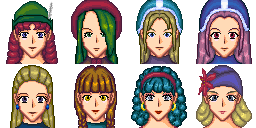
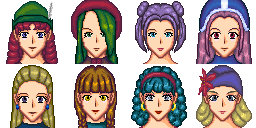
Layered file, before and after one edit (256px x 128px). Changes by layer:
painted on "face03" over [135, 0, 186, 64]
